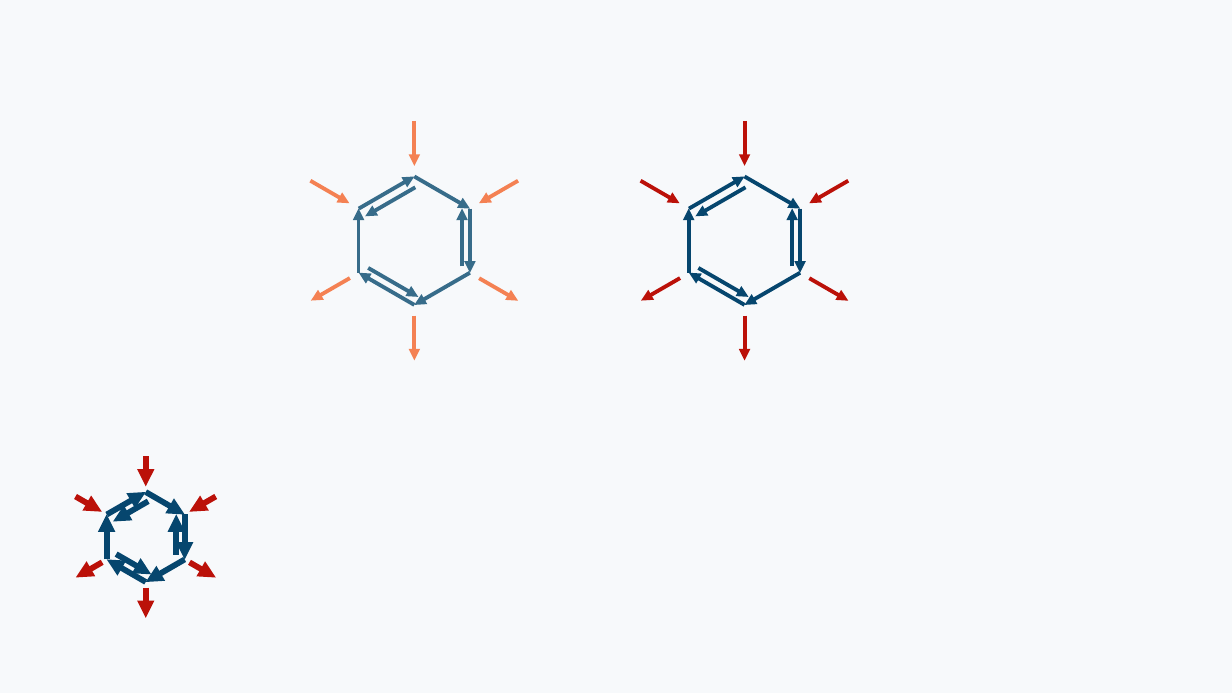
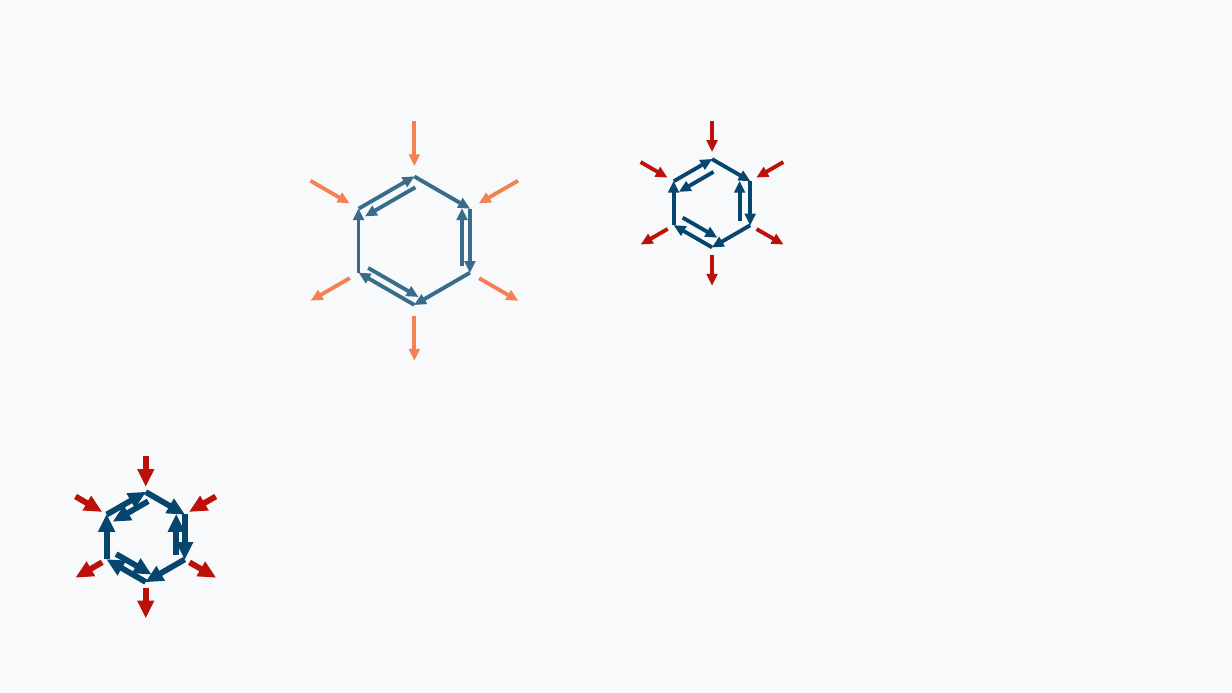
Before and after one commit to HideshiOoka/Homepage, a slide deck: slide 4 of images/HP_Images.pptx. Drawn at 1232x693 pixels with LibreOffice and Linux fonts; fonts in the diff are those of the drawing. Boxes give left, top, right and bottom in pixels: in the first picture for what was removed or moved away, otherwise in the second. Text is boxed around its words. In the diff, an @@ line names an element or a change of style, - is before the commit and + after.

```diff
--- a/images/HP_Images.pptx
+++ b/images/HP_Images.pptx
@@ arrow moved from (745, 121) - (745, 166) to (713, 121) - (713, 152) @@
@@ arrow moved from (640, 181) - (679, 203) to (640, 162) - (667, 177) @@
@@ arrow moved from (689, 209) - (745, 177) to (674, 181) - (713, 159) @@
@@ arrow moved from (746, 188) - (696, 216) to (714, 172) - (679, 192) @@
@@ arrow moved from (745, 177) - (800, 209) to (713, 159) - (750, 181) @@
@@ arrow moved from (848, 181) - (810, 203) to (784, 162) - (757, 177) @@
@@ arrow moved from (689, 273) - (689, 209) to (674, 226) - (674, 181) @@
@@ arrow moved from (792, 266) - (792, 209) to (740, 221) - (740, 181) @@
@@ arrow moved from (800, 209) - (800, 273) to (750, 181) - (750, 226) @@
@@ arrow moved from (680, 278) - (641, 300) to (668, 229) - (641, 245) @@
@@ arrow moved from (745, 305) - (689, 273) to (713, 248) - (674, 226) @@
@@ arrow moved from (699, 268) - (749, 297) to (683, 218) - (717, 238) @@
@@ arrow moved from (800, 273) - (745, 305) to (750, 226) - (713, 248) @@
@@ arrow moved from (810, 278) - (848, 300) to (757, 229) - (784, 245) @@
@@ arrow moved from (745, 315) - (745, 360) to (713, 255) - (713, 286) @@
```
Also in this commit, not shown: 21 other files.
